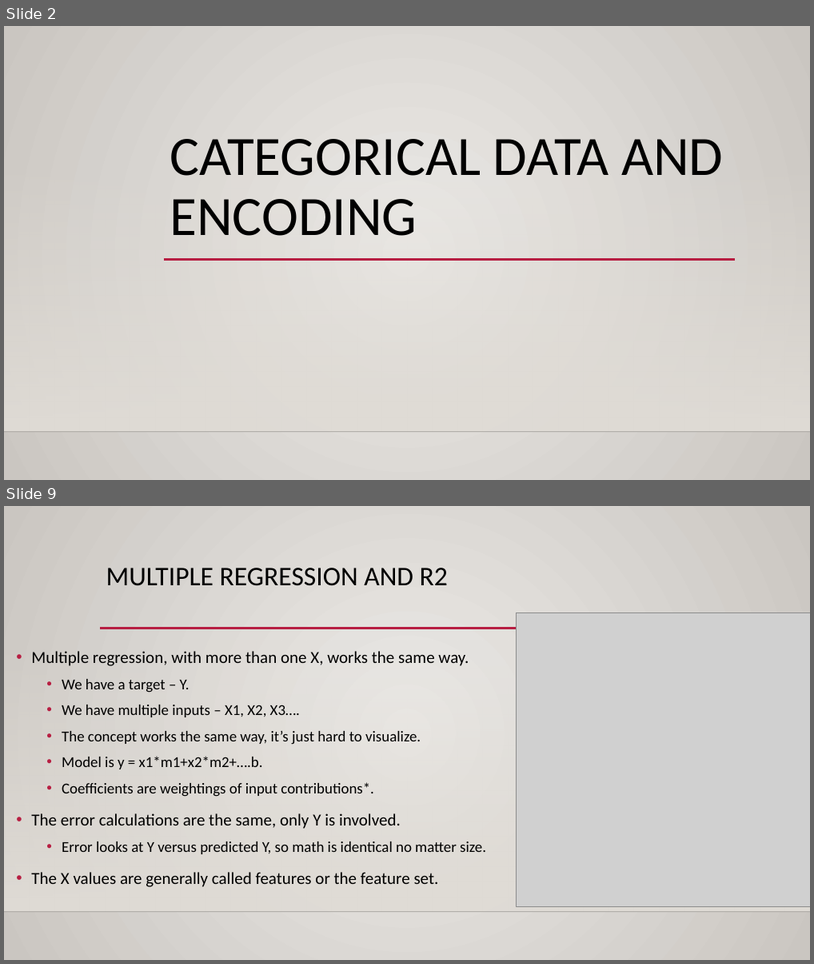
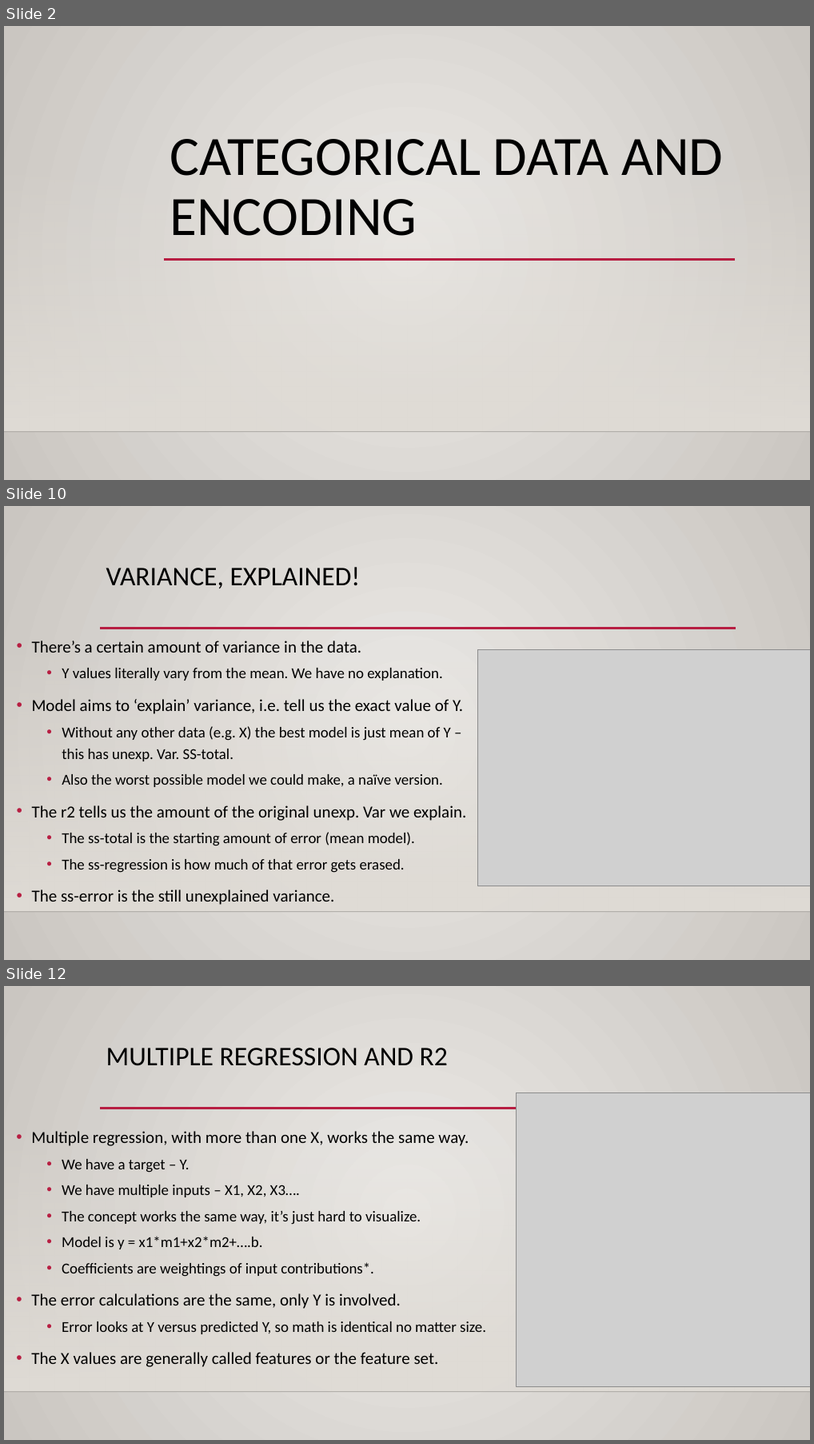
Before and after one commit to AkeemSemperDataScience/Basic_Stats_in_Python_Student_Repository, a slide deck: reference_material/slides/022_encoding.pptx. Shown one above the other, each under a label of ours: slides 2 and 9 before the commit, slides 2, 10 and 12 after it; the slides between them are not shown. The pictures are 814x964 and 814x1444 pixels, drawn with LibreOffice and Linux fonts; fonts in the diff are those of the drawing; grey boxes stand for pictures; background and template pictures are left out. Boxes give left, top, right and bottom in pixels: in the first picture for what was removed or moved away, otherwise in the second. Text is boxed around its words. In the diff, an @@ line names an element or a change of style, - is before the commit and + after.

```diff
--- a/reference_material/slides/022_encoding.pptx
+++ b/reference_material/slides/022_encoding.pptx
@@ slide 10 added at [4,506,810,960], background gradient #ECEAE7 to #CAC7C1; not listed: 3 template elements that a slide beside it also shows @@
@@ title added at [106,567,361,588], 32 pt, text #000000 @@
+VARIANCE, EXPLAINED!
@@ text added at [32,640,466,904], 18 pt, text #000000 @@
+• There’s a certain amount of variance in the data.
+  • Y values literally vary from the mean. We have no explanation.
+• Model aims to ‘explain’ variance, i.e. tell us the exact value of Y.
+  • Without any other data (e.g. X) the best model is just mean of Y – this has unexp. Var. SS-total.
+  • Also the worst possible model we could make, a naïve version.
+• The r2 tells us the amount of the original unexp. Var we explain.
+  • The ss-total is the starting amount of error (mean model).
+  • The ss-regression is how much of that error gets erased.
+• The ss-error is the still unexplained variance.
@@ picture added at [478,649,810,886] @@
@@ what was slide 9 is now slide 12 @@
```
Also in this commit, not shown: 11 slides changed, 4 other slides added, 22 other files.
